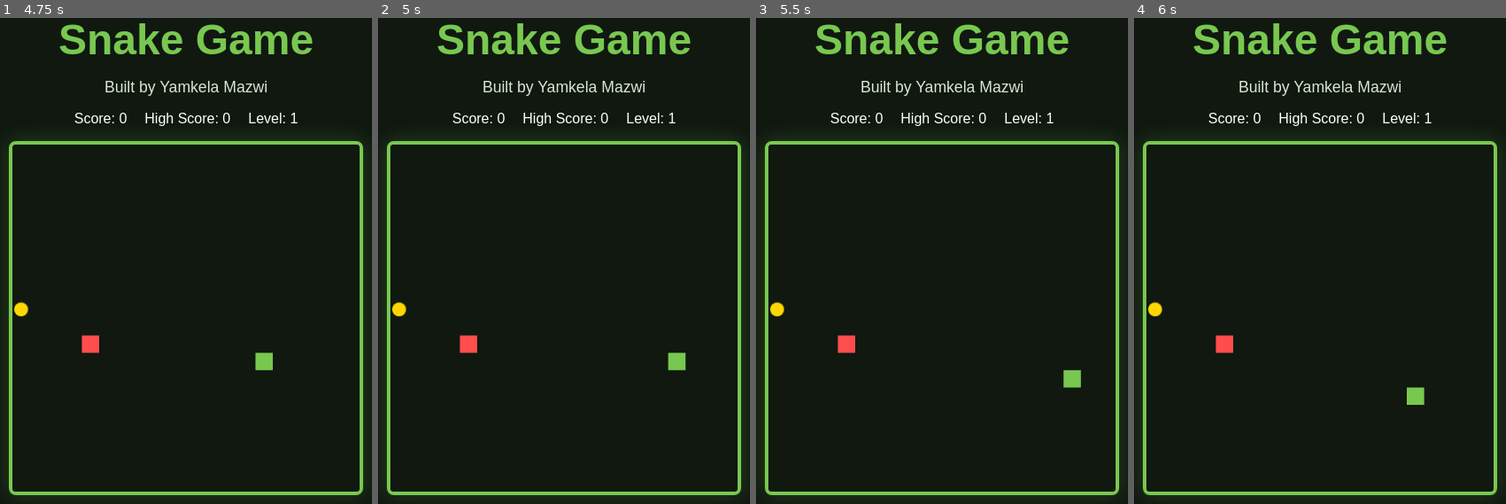
Above: before the commit, frames 1-4 (left to right).
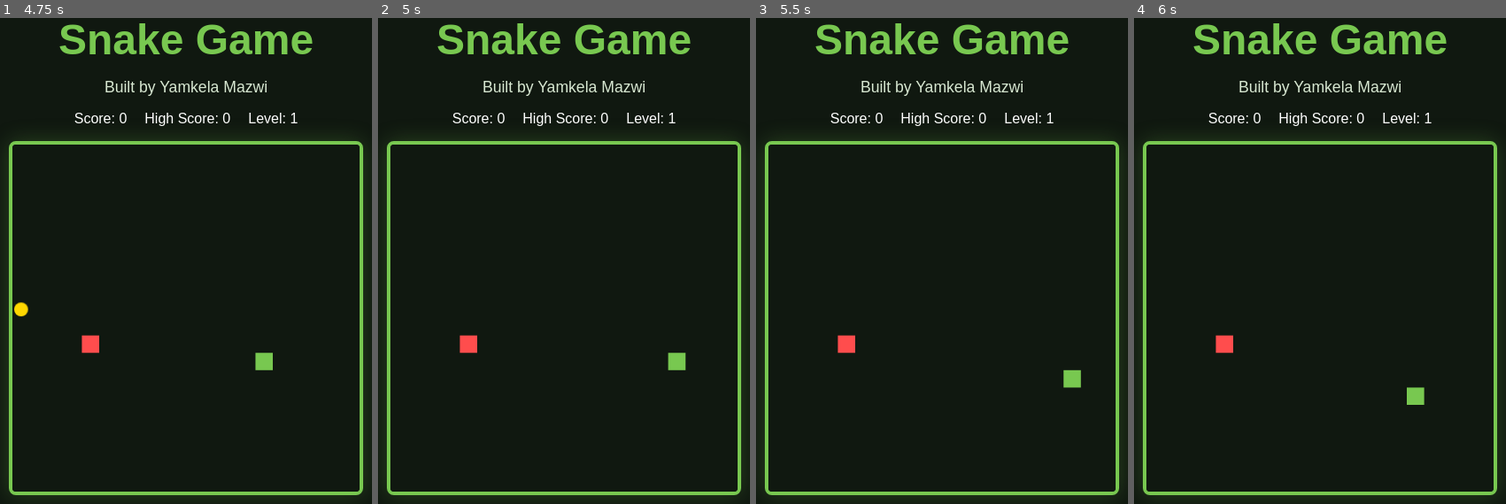
Above: after the commit, the same moments.

Repository: yamkelamazwi/Snake-Game
Game: browser game, page index.html
Same seed, same stepped clock (60 frames per second), same inputs: the game is played once before the commit and once after it.
Inputs (mouse positions are in pixels of both pictures, inside the frame that each line leads up to):
- Up to frame 1 (4.75 s): click (186, 319) at 0.27 s; hold Right 1.03-1.53 s; hold Down 1.58-1.85 s; hold Left 1.9-2.47 s; hold Up 2.52-2.82 s; tap Space at 2.52, 3.27 s; hold Right 2.87-3.53 s; hold Up 3.58-3.82 s; hold Left 3.87-4.3 s; hold Down 4.35-4.68 s; hold Right from 4.73 s (still down)
- Up to frame 2 (5 s): keep holding Right
- Up to frame 3 (5.5 s): release Right at 5.23 s; hold Down from 5.28 s (still down)
- Up to frame 4 (6 s): release Down at 5.55 s; hold Left from 5.6 s (still down)

Frame 1 is identical in both runs. In frame 2, less than 0.1% of the frame differs, in the area x 3-8%, y 58-62%; in frame 3, less than 0.1%; in frame 4, less than 0.1%.

Commit message:
Implement golden food with visibility and respawn
Added functionality for golden food with lifespan and respawn delay.

Diff:
--- a/script.js
+++ b/script.js
@@ -11,6 +11,9 @@
 const startingSpeed = 200;
 const speedUpPerPoint = 5;
 const fastestSpeed = 80;
+
+const goldenFoodLifespan = 5000;
+const goldenFoodRespawnDelay = 8000;
 
 const stageColors = [
   { board: "#101810", snake: "#78c850" },
@@ -43,6 +46,9 @@
 let growthPending = 0;
 let gameOver = false;
 let paused = false;
+let goldenFoodVisible = false;
+let goldenFoodTimeoutId = null;
+let goldenFoodRespawnTimeoutId = null;
 let swipeStartX = 0;
 let swipeStartY = 0;
 let highScore = Number(localStorage.getItem("highScore")) || 0;
@@ -59,19 +65,26 @@
 }
 
 function isOccupied(position) {
-  const occupiedBySnake = snake.some(
+  const snakeOccupied = snake.some(
     segment => segment.x === position.x && segment.y === position.y
   );
 
-  const occupiedByObstacle = obstacles.some(
+  const obstacleOccupied = obstacles.some(
     obstacle => obstacle.x === position.x && obstacle.y === position.y
   );
 
-  const occupiedByFood = [food, goldenFood].some(
-    item => item.x === position.x && item.y === position.y
-  );
-
-  return occupiedBySnake || occupiedByObstacle || occupiedByFood;
+  const foodOccupied =
+    food.x === position.x && food.y === position.y;
+
+  const goldenFoodOccupied =
+    goldenFoodVisible &&
+    goldenFood.x === position.x &&
+    goldenFood.y === position.y;
+
+  return snakeOccupied ||
+    obstacleOccupied ||
+    foodOccupied ||
+    goldenFoodOccupied;
 }
 
 function getRandomEmptyPosition() {
@@ -95,8 +108,6 @@
 
 function createObstacles() {
   obstacles.length = 0;
-
-  // Level 1 has no obstacles. Each later level adds two.
   const obstacleCount = (level - 1) * obstaclesPerLevel;
 
   for (let i = 0; i < obstacleCount; i++) {
@@ -113,13 +124,37 @@
   if (newLevel !== level) {
     level = newLevel;
     document.getElementById("level").textContent = level;
-
     createObstacles();
   }
 
   const colors = stageColors[level - 1];
   canvas.style.backgroundColor = colors.board;
   canvas.style.borderColor = colors.snake;
+}
+
+function showGoldenFood() {
+  clearTimeout(goldenFoodTimeoutId);
+  clearTimeout(goldenFoodRespawnTimeoutId);
+
+  placeFood(goldenFood);
+  goldenFoodVisible = true;
+
+  goldenFoodTimeoutId = setTimeout(() => {
+    hideGoldenFood();
+  }, goldenFoodLifespan);
+}
+
+function hideGoldenFood() {
+  clearTimeout(goldenFoodTimeoutId);
+
+  goldenFoodVisible = false;
+  goldenFood.x = -1;
+  goldenFood.y = -1;
+
+  clearTimeout(goldenFoodRespawnTimeoutId);
+  goldenFoodRespawnTimeoutId = setTimeout(() => {
+    showGoldenFood();
+  }, goldenFoodRespawnDelay);
 }
 
 function drawSnake() {
@@ -144,17 +179,18 @@
     tileSize
   );
 
-  // Draw golden food as a gold circle.
-  ctx.fillStyle = "#ffd700";
-  ctx.beginPath();
-  ctx.arc(
-    goldenFood.x * tileSize + tileSize / 2,
-    goldenFood.y * tileSize + tileSize / 2,
-    tileSize / 2 - 2,
-    0,
-    Math.PI * 2
-  );
-  ctx.fill();
+  if (goldenFoodVisible) {
+    ctx.fillStyle = "#ffd700";
+    ctx.beginPath();
+    ctx.arc(
+      goldenFood.x * tileSize + tileSize / 2,
+      goldenFood.y * tileSize + tileSize / 2,
+      tileSize / 2 - 2,
+      0,
+      Math.PI * 2
+    );
+    ctx.fill();
+  }
 }
 
 function drawObstacles() {
@@ -178,7 +214,6 @@
     y: head.y + dy
   };
 
-  // Wrap around the board edges.
   if (newHead.x >= tileCount) newHead.x = 0;
   if (newHead.x < 0) newHead.x = tileCount - 1;
   if (newHead.y >= tileCount) newHead.y = 0;
@@ -211,21 +246,24 @@
 
   if (head.x === food.x && head.y === food.y) {
     updateScore(1);
-    growthPending += 1;
+    growthPending++;
     placeFood(food);
   }
 
-  if (head.x === goldenFood.x && head.y === goldenFood.y) {
+  if (
+    goldenFoodVisible &&
+    head.x === goldenFood.x &&
+    head.y === goldenFood.y
+  ) {
     updateScore(3);
     growthPending += 2;
-    placeFood(goldenFood);
+    hideGoldenFood();
   }
 }
 
 function checkCollision() {
   const head = snake[0];
 
-  // Check whether the head hit another part of the snake.
   for (let i = 1; i < snake.length; i++) {
     if (head.x === snake[i].x && head.y === snake[i].y) {
       gameOver = true;
@@ -233,7 +271,6 @@
     }
   }
 
-  // Check whether the head hit an obstacle.
   if (obstacles.some(
     obstacle => head.x === obstacle.x && head.y === obstacle.y
   )) {
@@ -258,26 +295,6 @@
   ctx.fillText(subtitle, canvas.width / 2, 220);
 
   ctx.textAlign = "left";
-}
-
-function gameLoop() {
-  if (gameOver) {
-    drawMessage("GAME OVER", "Press R or tap the board to restart");
-  } else if (paused) {
-    drawMessage("PAUSED", "Press Space to continue");
-  } else {
-    clearBoard();
-
-    moveSnake();
-    checkFoodCollision();
-    checkCollision();
-
-    drawObstacles();
-    drawFood();
-    drawSnake();
-  }
-
-  setTimeout(gameLoop, getGameSpeed());
 }
 
 function resetGame() {
@@ -296,14 +313,46 @@
   document.getElementById("score").textContent = score;
   document.getElementById("level").textContent = level;
 
+  clearTimeout(goldenFoodTimeoutId);
+  clearTimeout(goldenFoodRespawnTimeoutId);
+
+  goldenFoodVisible = false;
+  goldenFood.x = -1;
+  goldenFood.y = -1;
+
   createObstacles();
   placeFood(food);
-  placeFood(goldenFood);
+  showGoldenFood();
   updateStage();
 }
 
+function gameLoop() {
+  if (gameOver) {
+    drawMessage(
+      "GAME OVER",
+      "Press R or tap the board to restart"
+    );
+  } else if (paused) {
+    drawMessage(
+      "PAUSED",
+      "Press Space to continue"
+    );
+  } else {
+    clearBoard();
+
+    moveSnake();
+    checkFoodCollision();
+    checkCollision();
+
+    drawObstacles();
+    drawFood();
+    drawSnake();
+  }
+
+  setTimeout(gameLoop, getGameSpeed());
+}
+
 function changeDirection(newDx, newDy) {
-  // Prevent an immediate 180-degree turn.
   if (newDx === -dx && newDy === -dy) {
     return;
   }
@@ -326,8 +375,12 @@
 
   const differenceX = event.clientX - swipeStartX;
   const differenceY = event.clientY - swipeStartY;
-
-  if (Math.max(Math.abs(differenceX), Math.abs(differenceY)) < 20) {
+  const movement = Math.max(
+    Math.abs(differenceX),
+    Math.abs(differenceY)
+  );
+
+  if (movement < 20) {
     return;
   }
 
@@ -362,10 +415,9 @@
   }
 });
 
-// Set up the first stage and food.
 createObstacles();
 placeFood(food);
-placeFood(goldenFood);
+showGoldenFood();
 updateStage();
 
 gameLoop();
